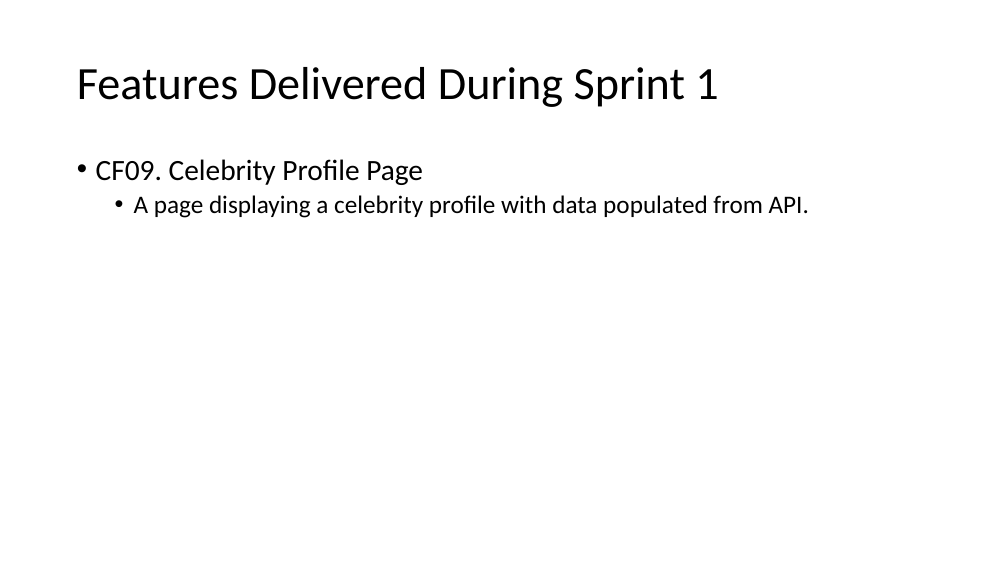
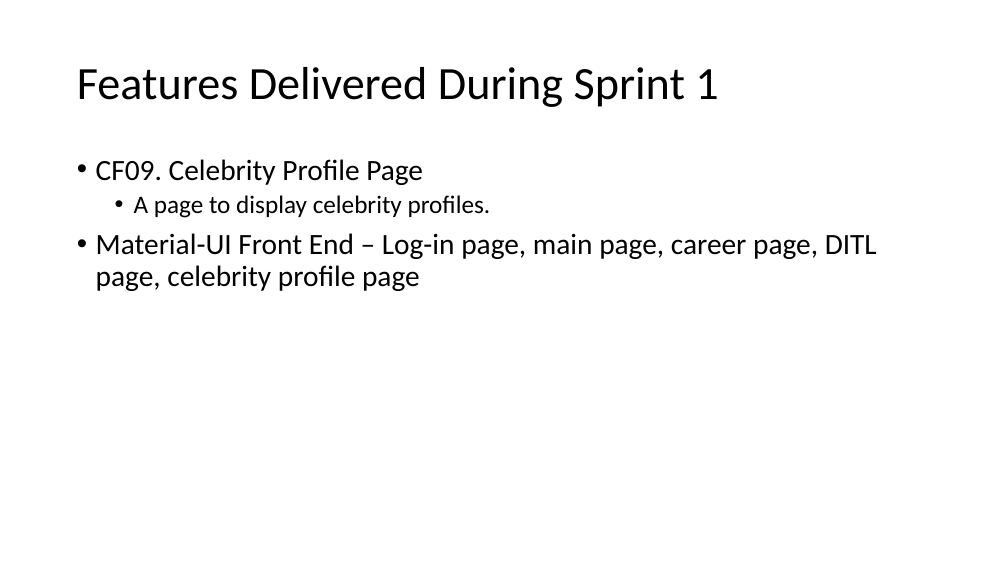
Before and after one commit to audiblePi/career-finder, a slide deck: slide 3 of docs/sprint1Presentation.pptx. Drawn at 1008x567 pixels with LibreOffice and Linux fonts; fonts in the diff are those of the drawing. Boxes give left, top, right and bottom in pixels: in the first picture for what was removed or moved away, otherwise in the second. Text is boxed around its words. In the diff, an @@ line names an element or a change of style, - is before the commit and + after.

Commit message:
Small updates

```diff
--- a/docs/sprint1Presentation.pptx
+++ b/docs/sprint1Presentation.pptx
@@ text at <box>96,195,877,291</box>: text changed; size 24 to 28 pt @@
-  • A page displaying a celebrity profile with data populated from API.
+  • A page to display celebrity profiles.
+• Material-UI Front End – Log-in page, main page, career page, DITL page, celebrity profile page
```
Also in this commit, not shown: 2 other slides changed.
